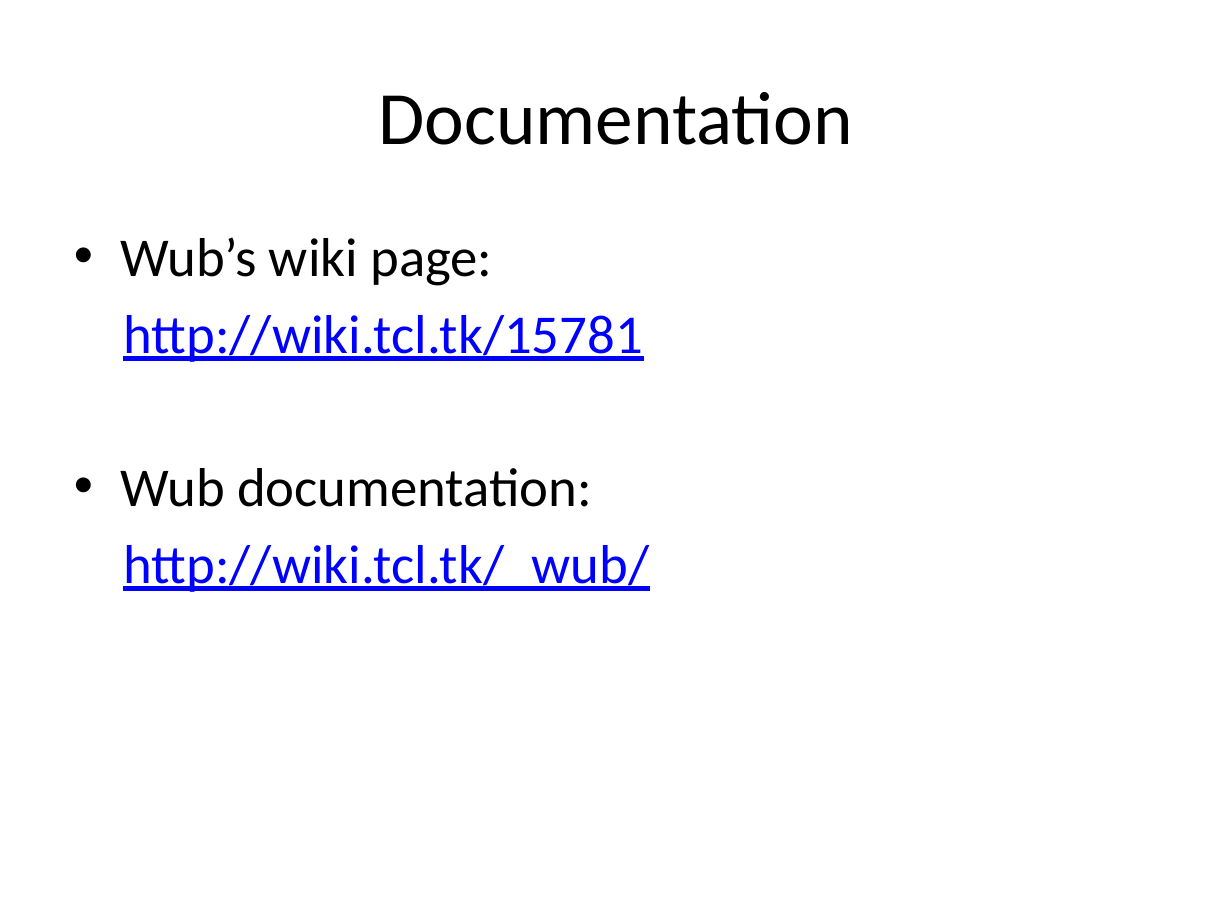
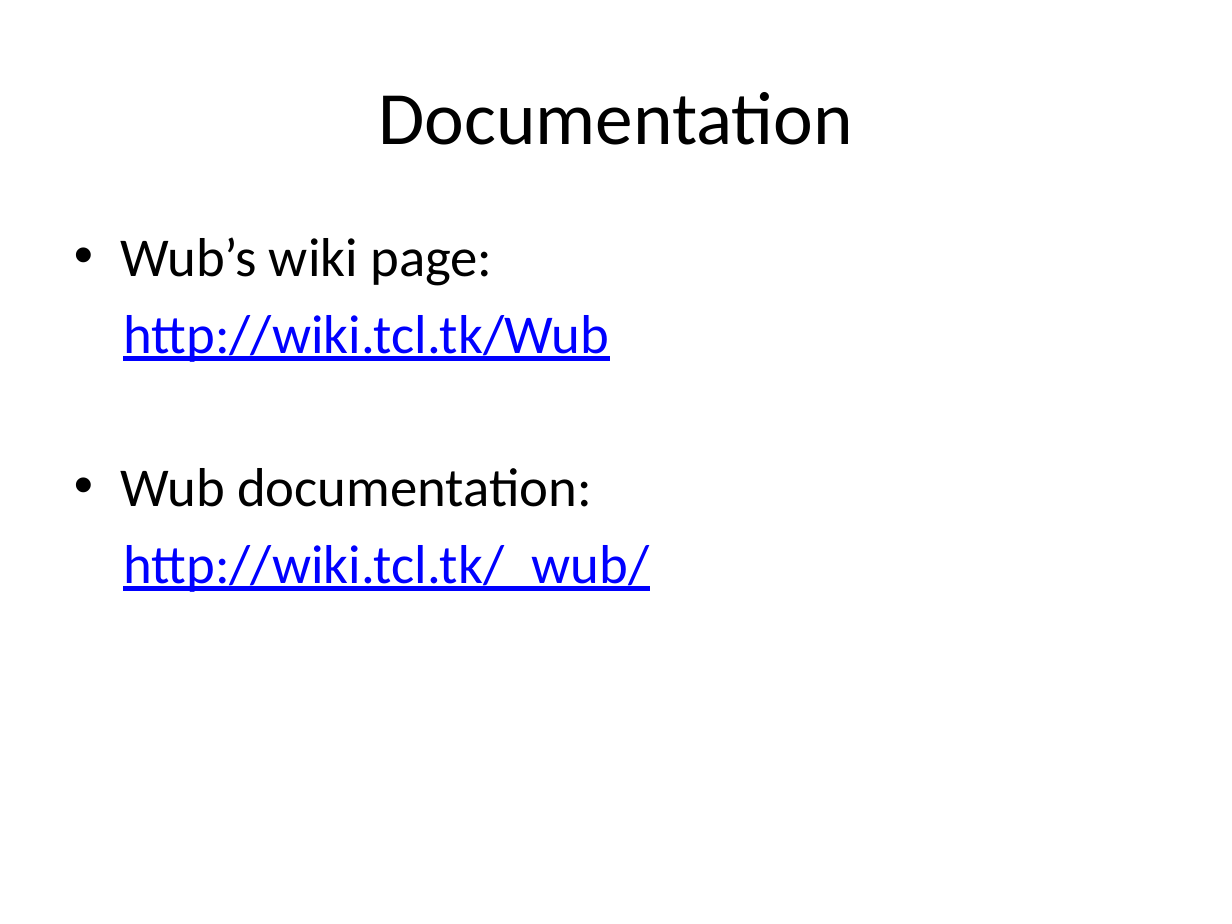
Before and after one commit to jdc8/wubwikit, a slide deck: slide 6 of wubexamples/Lets_Wub.pptx. Drawn at 1232x924 pixels with LibreOffice and Linux fonts; fonts in the diff are those of the drawing; background and template pictures are left out. Boxes give left, top, right and bottom in pixels: in the first picture for what was removed or moved away, otherwise in the second. Text is boxed around its words. In the diff, an @@ line names an element or a change of style, - is before the commit and + after.

```diff
--- a/wubexamples/Lets_Wub.pptx
+++ b/wubexamples/Lets_Wub.pptx
@@ text at [123,315,608,362]: text changed @@
-http://wiki.tcl.tk/15781
+http://wiki.tcl.tk/Wub
```
Also in this commit, not shown: 2 other slides changed, 15 slides added.
